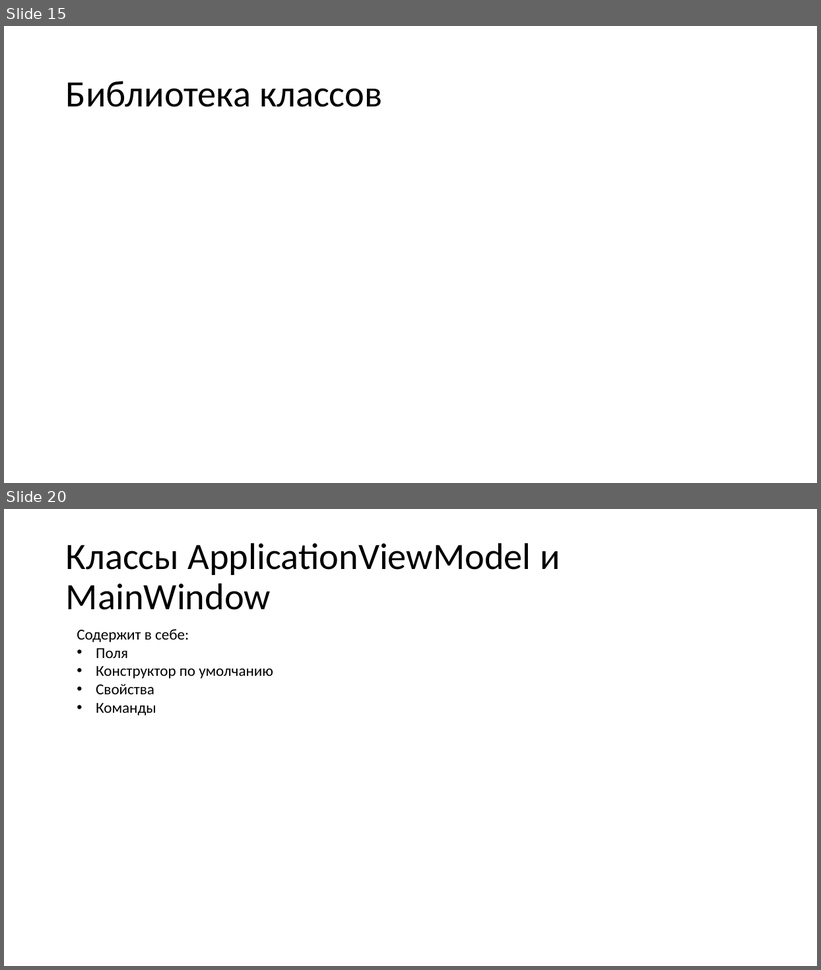
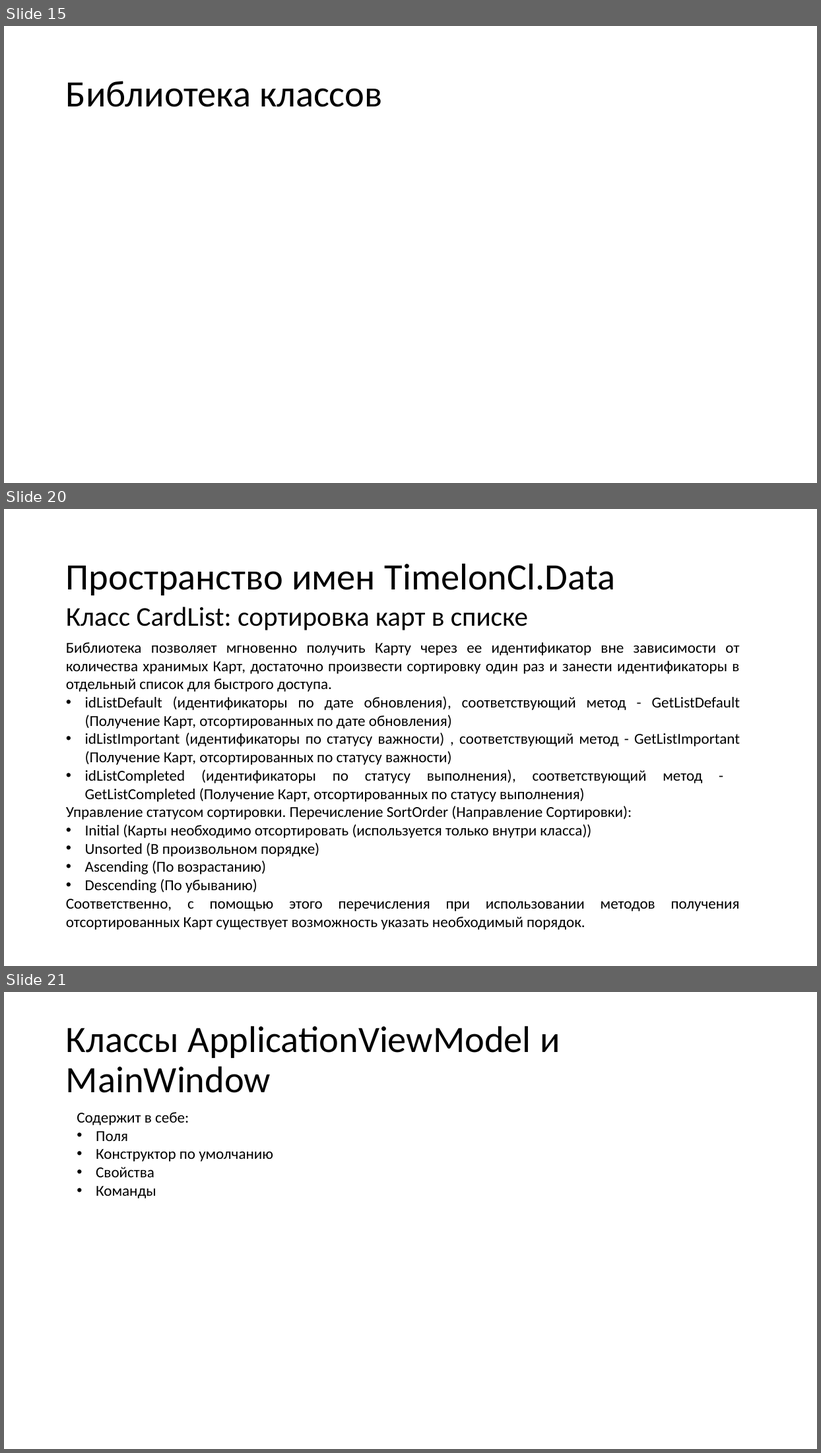
Before and after one commit to N0tilT/Timelon, a slide deck: docs/Timelon.pptx. Shown one above the other, each under a label of ours: slides 15 and 20 before the commit, slides 15, 20 and 21 after it; the slides between them are not shown. The pictures are 821x970 and 821x1453 pixels, drawn with LibreOffice and Linux fonts; fonts in the diff are those of the drawing. Boxes give left, top, right and bottom in pixels: in the first picture for what was removed or moved away, otherwise in the second. Text is boxed around its words. In the diff, an @@ line names an element or a change of style, - is before the commit and + after.

```diff
--- a/docs/Timelon.pptx
+++ b/docs/Timelon.pptx
@@ slide 20 added at bbox=[4, 509, 817, 966], background #FFFFFF @@
@@ title added at bbox=[66, 563, 616, 595], 44 pt, text #000000 @@
+Пространство имен TimelonCl.Data
@@ text added at bbox=[66, 607, 528, 630], 32 pt, text #000000 @@
+Класс CardList: сортировка карт в списке
@@ text added at bbox=[66, 642, 740, 930], 18 pt, text #000000 @@
+Библиотека позволяет мгновенно получить Карту через ее идентификатор вне зависимости от количества хранимых Карт, достаточно произвести сортировку один раз и занести идентификаторы в отдельный список для быстрого доступа.
+• idListDefault (идентификаторы по дате обновления), соответствующий метод - GetListDefault (Получение Карт, отсортированных по дате обновления)
+• idListImportant (идентификаторы по статусу важности) , соответствующий метод - GetListImportant (Получение Карт, отсортированных по статусу важности)
+• idListCompleted (идентификаторы по статусу выполнения), соответствующий метод - GetListCompleted (Получение Карт, отсортированных по статусу выполнения)
+Управление статусом сортировки. Перечисление SortOrder (Направление Сортировки):
+• Initial (Карты необходимо отсортировать (используется только внутри класса))
+• Unsorted (В произвольном порядке)
+• Ascending (По возрастанию)
+• Descending (По убыванию)
+Соответственно, с помощью этого перечисления при использовании методов получения отсортированных Карт существует возможность указать необходимый порядок.
@@ what was slide 20 is now slide 21 @@
```
Also in this commit, not shown: 3 slides changed, 1 other slide added, 1 slide removed.
